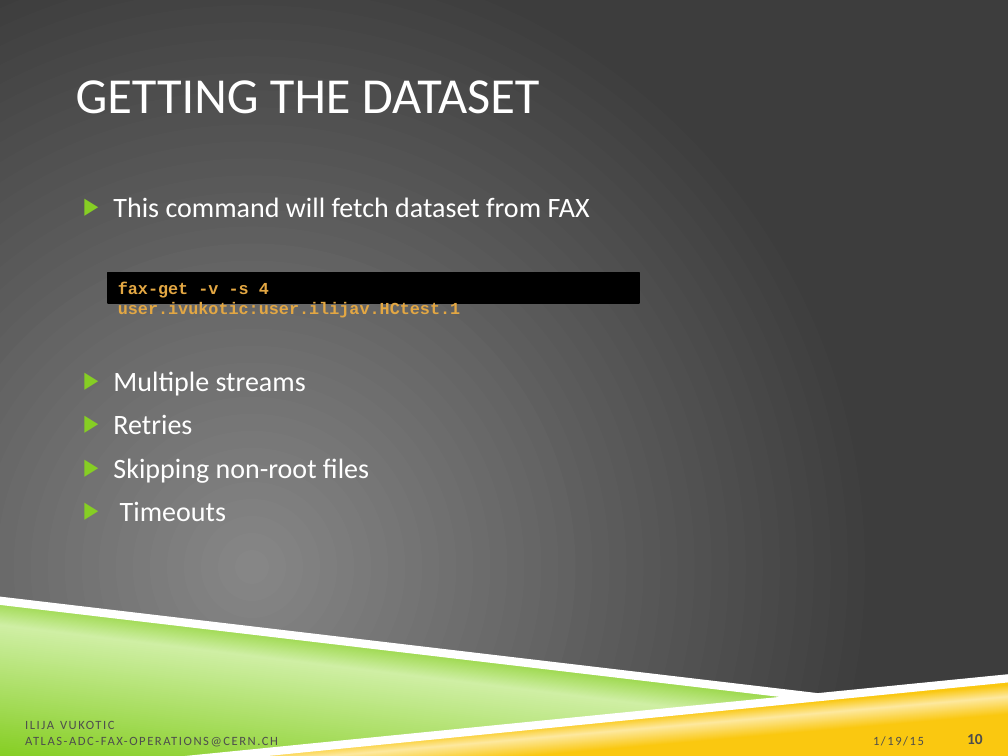
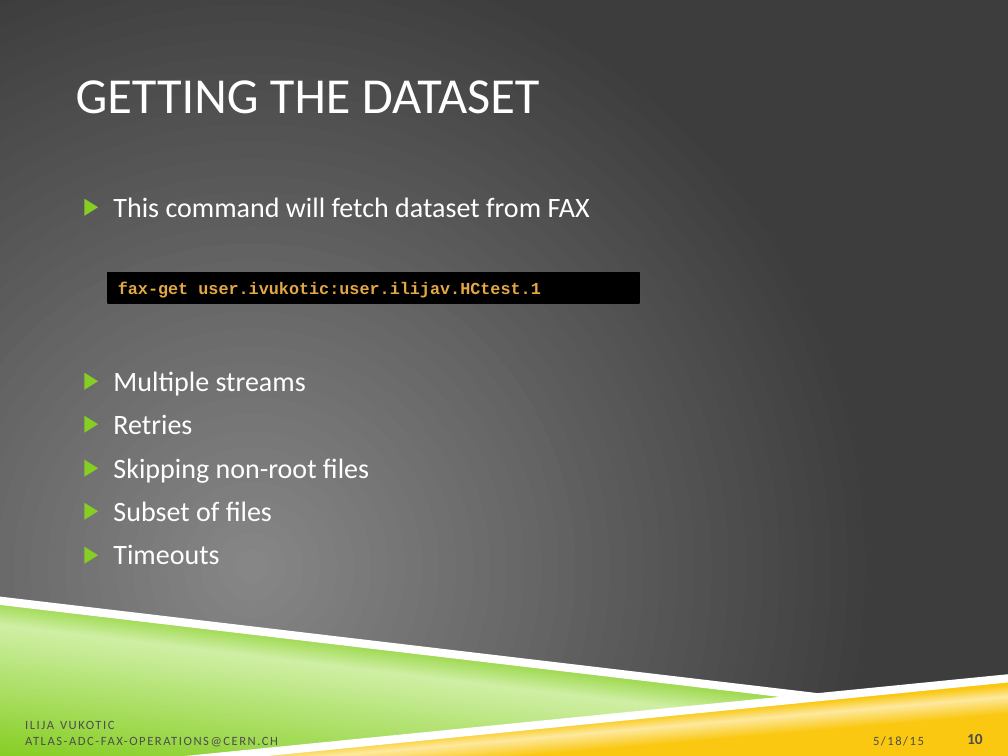
Before and after one commit to ivukotic/FAX, a slide deck: slide 10 of Tutorial/Tutorial.pptx. Drawn at 1008x756 pixels with LibreOffice and Linux fonts; fonts in the diff are those of the drawing; background and template pictures are left out. Boxes give left, top, right and bottom in pixels: in the first picture for what was removed or moved away, otherwise in the second. Text is boxed around its words. In the diff, an @@ line names an element or a change of style, - is before the commit and + after.

```diff
--- a/Tutorial/Tutorial.pptx
+++ b/Tutorial/Tutorial.pptx
@@ text in rectangle at box(118, 281, 540, 298): text changed @@
-fax-get -v -s 4 user.ivukotic:user.ilijav.HCtest.1
+fax-get user.ivukotic:user.ilijav.HCtest.1
@@ text at box(113, 501, 272, 521): paragraph added @@
+▶ Subset of files
@@ text at box(873, 736, 924, 746): text changed @@
-1/19/15
+5/18/15
```
Also in this commit, not shown: 23 other slides changed.
